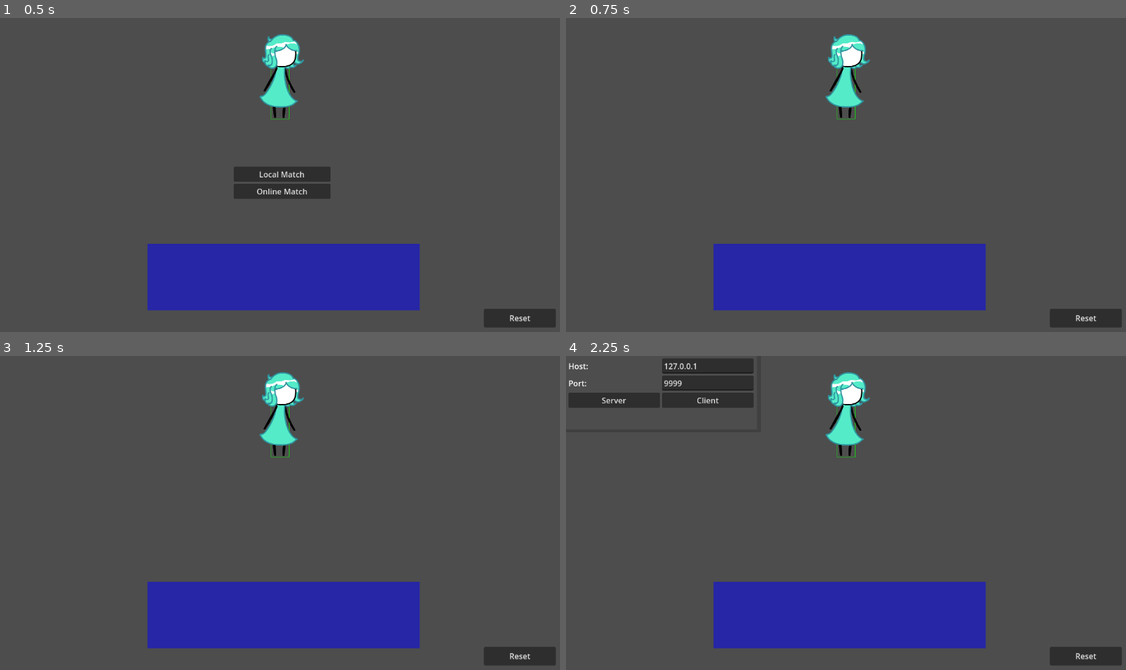
Above: before the commit, frames 1-4 (two rows, left to right).
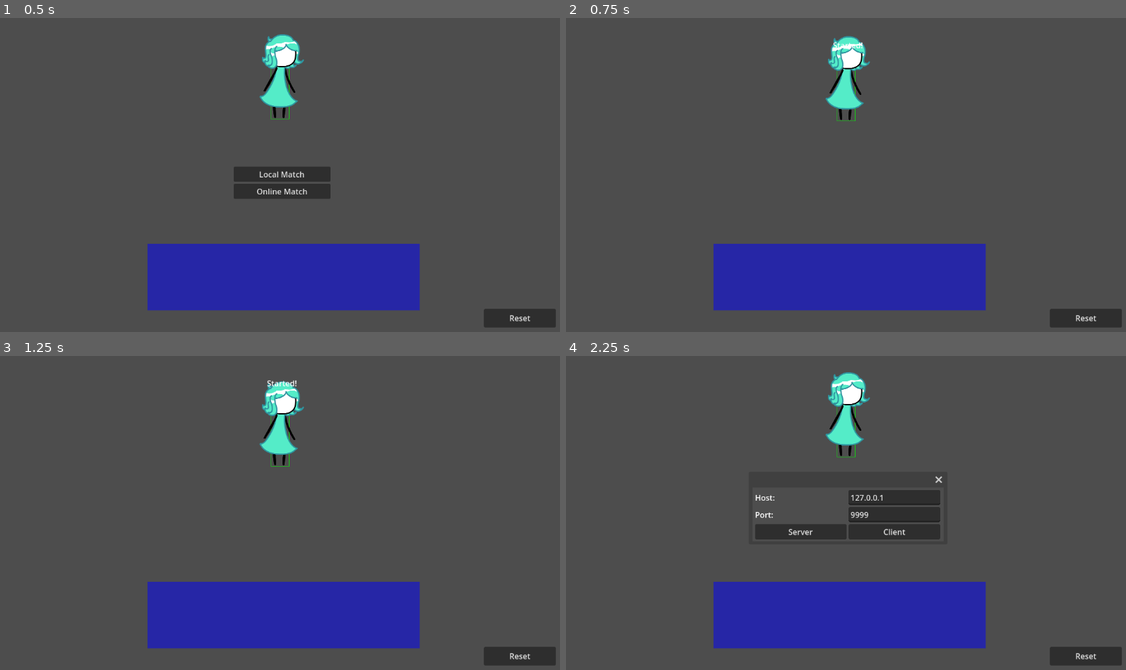
Above: after the commit, the same moments.

Repository: Patotatoman27/paperSlash
Game: Godot game, scene res://Scenes/MainGame/main.tscn
Two runs of this game, one before a commit and one after it. Both use one fixed random seed, a clock stepped at 60 frames per second and the inputs below.
Inputs:
- Up to frame 1 (0.5 s): no input
- Up to frame 2 (0.75 s): click "Local Match" at 0.5 s
- Up to frame 3 (1.25 s): no input
- Up to frame 4 (2.25 s): click "Reset" at 1.25 s; click "Online Match" at 2 s

Frame 1 is identical in both runs. In frame 2, 0.6% of the frame differs, in the area x 46-55%, y 5-33%; in frame 3, 1.2%; in frame 4, 6.2%, in the area x 0-68%, y 0-59%.

Commit message:
Singleplayer Config

Diff:
--- a/Scenes/MainGame/main.tscn
+++ b/Scenes/MainGame/main.tscn
@@ -34,7 +34,8 @@
 
 [node name="MainPanel" type="Window" parent="CanvasLayer"]
 oversampling_override = 1.0
-size = Vector2i(390, 150)
+initial_position = 1
+size = Vector2i(390, 110)
 visible = false
 
 [node name="MarginContainer" type="MarginContainer" parent="CanvasLayer/MainPanel"]
--- a/Scripts/Main/main.gd
+++ b/Scripts/Main/main.gd
@@ -1,4 +1,7 @@
 extends Node
+
+#Singlepayer
+const DummyNetworkAdapter = preload("res://addons/godot-rollback-netcode/DummyNetworkAdaptor.gd")
 
 const LOGFILEDIRECTORY = "user://detailed_logs";
 var loggingEnabled := false;
@@ -129,7 +132,11 @@
 
 func _on_singleplayer_pressed() -> void:
 	mainMenu.visible = false;
+	player2.inputPrefix = "P2_"
+	SyncManager.network_adaptor = DummyNetworkAdapter.new()
+	SyncManager.start();
 
 func _on_online_pressed() -> void:
+	SyncManager.reset_network_adaptor()
 	mainMenu.visible = false;
 	mainPanel.visible = true;
--- a/Scripts/Players/playerScript.gd
+++ b/Scripts/Players/playerScript.gd
@@ -14,11 +14,14 @@
 # Collision box
 var playerRect: Rect2
 
+#Controllers
+var inputPrefix := "P1_"
+
 func _ready():
 	_updatePlayerRect()
 
 func _get_local_input() -> Dictionary:
-	var inputVector = Input.get_vector("ui_left", "ui_right", "ui_up", "ui_down")
+	var inputVector = Input.get_vector(inputPrefix+"Left", inputPrefix+"Right", inputPrefix+"Up", inputPrefix+"Down")
 	var input := {}
 	if inputVector != Vector2.ZERO:
 		input["inputVector"] = inputVector
--- a/project.godot
+++ b/project.godot
@@ -32,6 +32,50 @@
 &"events": [Object(InputEventKey,"resource_local_to_scene":false,"resource_name":"","device":0,"window_id":0,"alt_press …(195 unchanged characters)…
 ]
 }
+P1_Up={
+"deadzone": 0.2,
+"events": [Object(InputEventJoypadMotion,"resource_local_to_scene":false,"resource_name":"","device":0,"axis":1,"axis_value":-1.0,"script":null)
+, Object(InputEventKey,"resource_local_to_scene":false,"resource_name":"","device":-1,"window_id":0,"alt_pressed":false,"shift_pressed":false,"ctrl_pressed":false,"meta_pressed":false,"pressed":false,"keycode":0,"physical_keycode":87,"key_label":0,"unicode":119,"location":0,"echo":false,"script":null)
+]
+}
+P1_Down={
+"deadzone": 0.2,
+"events": [Object(InputEventJoypadMotion,"resource_local_to_scene":false,"resource_name":"","device":0,"axis":1,"axis_value":1.0,"script":null)
+, Object(InputEventKey,"resource_local_to_scene":false,"resource_name":"","device":-1,"window_id":0,"alt_pressed":false,"shift_pressed":false,"ctrl_pressed":false,"meta_pressed":false,"pressed":false,"keycode":0,"physical_keycode":83,"key_label":0,"unicode":115,"location":0,"echo":false,"script":null)
+]
+}
+P1_Left={
+"deadzone": 0.2,
+"events": [Object(InputEventJoypadMotion,"resource_local_to_scene":false,"resource_name":"","device":0,"axis":0,"axis_value":-1.0,"script":null)
+, Object(InputEventKey,"resource_local_to_scene":false,"resource_name":"","device":-1,"window_id":0,"alt_pressed":false,"shift_pressed":false,"ctrl_pressed":false,"meta_pressed":false,"pressed":false,"keycode":0,"physical_keycode":65,"key_label":0,"unicode":97,"location":0,"echo":false,"script":null)
+]
+}
+P1_Right={
+"deadzone": 0.2,
+"events": [Object(InputEventJoypadMotion,"resource_local_to_scene":false,"resource_name":"","device":0,"axis":0,"axis_value":1.0,"script":null)
+, Object(InputEventKey,"resource_local_to_scene":false,"resource_name":"","device":-1,"window_id":0,"alt_pressed":false,"shift_pressed":false,"ctrl_pressed":false,"meta_pressed":false,"pressed":false,"keycode":0,"physical_keycode":68,"key_label":0,"unicode":100,"location":0,"echo":false,"script":null)
+]
+}
+P2_Up={
+"deadzone": 0.2,
+"events": [Object(InputEventJoypadMotion,"resource_local_to_scene":false,"resource_name":"","device":1,"axis":1,"axis_value":-1.0,"script":null)
+]
+}
+P2_Down={
+"deadzone": 0.2,
+"events": [Object(InputEventJoypadMotion,"resource_local_to_scene":false,"resource_name":"","device":1,"axis":1,"axis_value":1.0,"script":null)
+]
+}
+P2_Left={
+"deadzone": 0.2,
+"events": [Object(InputEventJoypadMotion,"resource_local_to_scene":false,"resource_name":"","device":1,"axis":0,"axis_value":-1.0,"script":null)
+]
+}
+P2_Right={
+"deadzone": 0.2,
+"events": [Object(InputEventJoypadMotion,"resource_local_to_scene":false,"resource_name":"","device":1,"axis":0,"axis_value":1.0,"script":null)
+]
+}
 
 [network]
 
